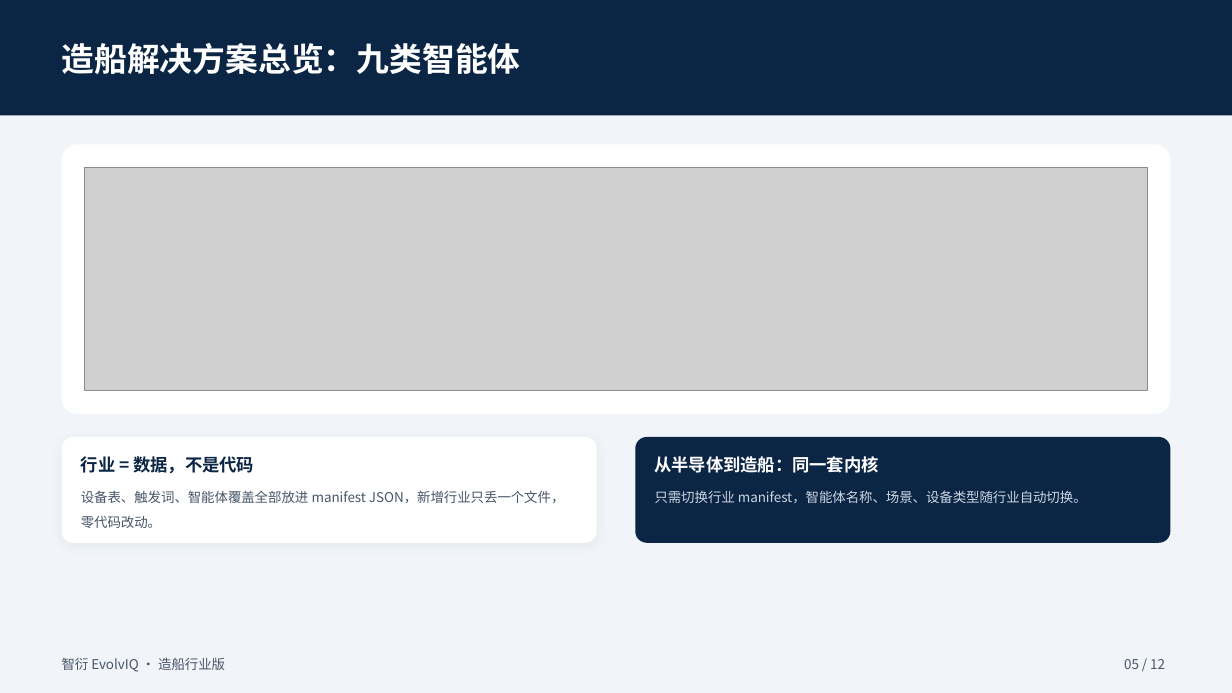
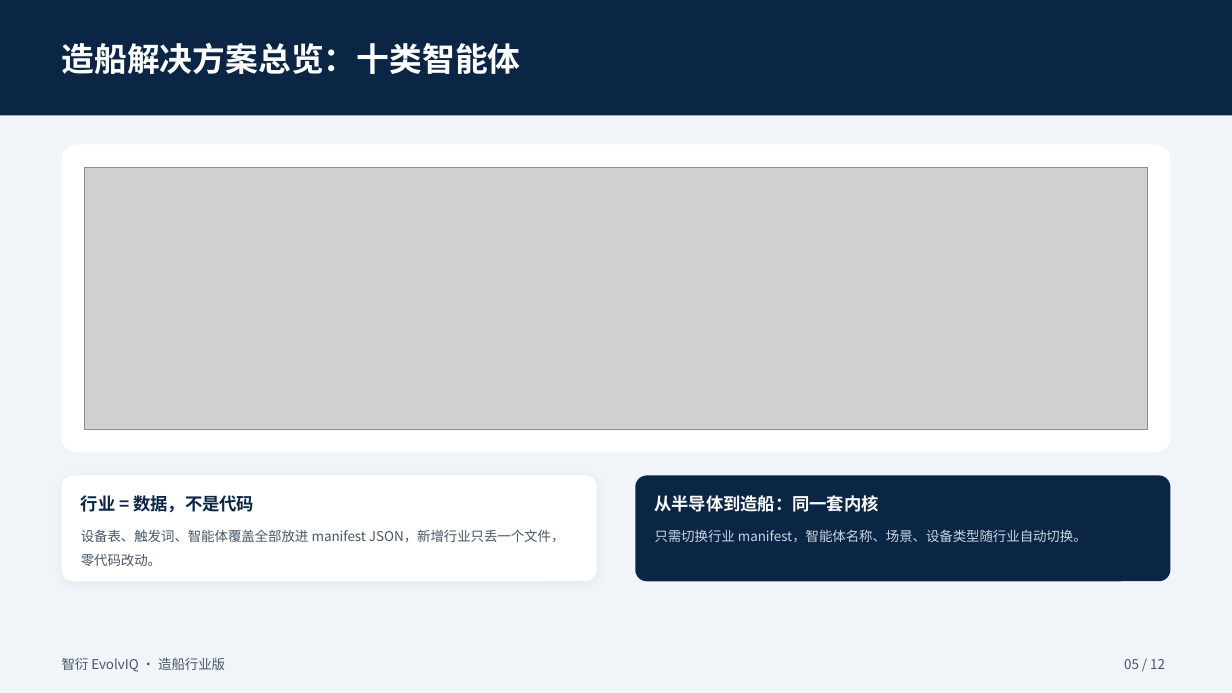
Before and after one commit to iduyuhe/zhiyan-evolviq, a slide deck: slide 5 of ppt_shipbuilding/智衍造船行业版介绍.pptx. Drawn at 1232x693 pixels with LibreOffice and Linux fonts; fonts in the diff are those of the drawing; grey boxes stand for pictures. Boxes give left, top, right and bottom in pixels: in the first picture for what was removed or moved away, otherwise in the second. Text is boxed around its words. In the diff, an @@ line names an element or a change of style, - is before the commit and + after.

```diff
--- a/ppt_shipbuilding/智衍造船行业版介绍.pptx
+++ b/ppt_shipbuilding/智衍造船行业版介绍.pptx
@@ text at (62,43,521,74): text changed @@
-造船解决方案总览：九类智能体
+造船解决方案总览：十类智能体
@@ rounded rectangle: place and size @@
-rounded rectangle at (62,144,1171,414)
+rounded rectangle at (62,144,1171,452)
@@ rounded rectangle at (62,144,1171,452): proportions changed @@
@@ picture: place and size @@
-picture at (85,167,1148,391)
+picture at (85,167,1148,429)
@@ 2 texts, 2 rounded rectangles: place and size @@
-2 texts, 2 rounded rectangles at (62,437,1171,543)
+2 texts, 2 rounded rectangles at (62,476,1171,582)
@@ text "设备表、触发词、智能体覆盖全部放进 manifest JSON，新增行业只丢一个文件，零代码改动。": place and size @@
-text "设备表、触发词、智能体覆盖全部放进 manifest JSON，新增行业只丢一个文件，零代码改动。" at (81,490,564,528)
+text "设备表、触发词、智能体覆盖全部放进 manifest JSON，新增行业只丢一个文件，零代码改动。" at (81,529,564,566)
@@ text "只需切换行业 manifest，智能体名称、场景、设备类型随行业自动切换。": place and size @@
-text "只需切换行业 manifest，智能体名称、场景、设备类型随行业自动切换。" at (655,490,1087,503)
+text "只需切换行业 manifest，智能体名称、场景、设备类型随行业自动切换。" at (655,529,1087,542)
```
Also in this commit, not shown: 1 other slide changed, 14 other files.
